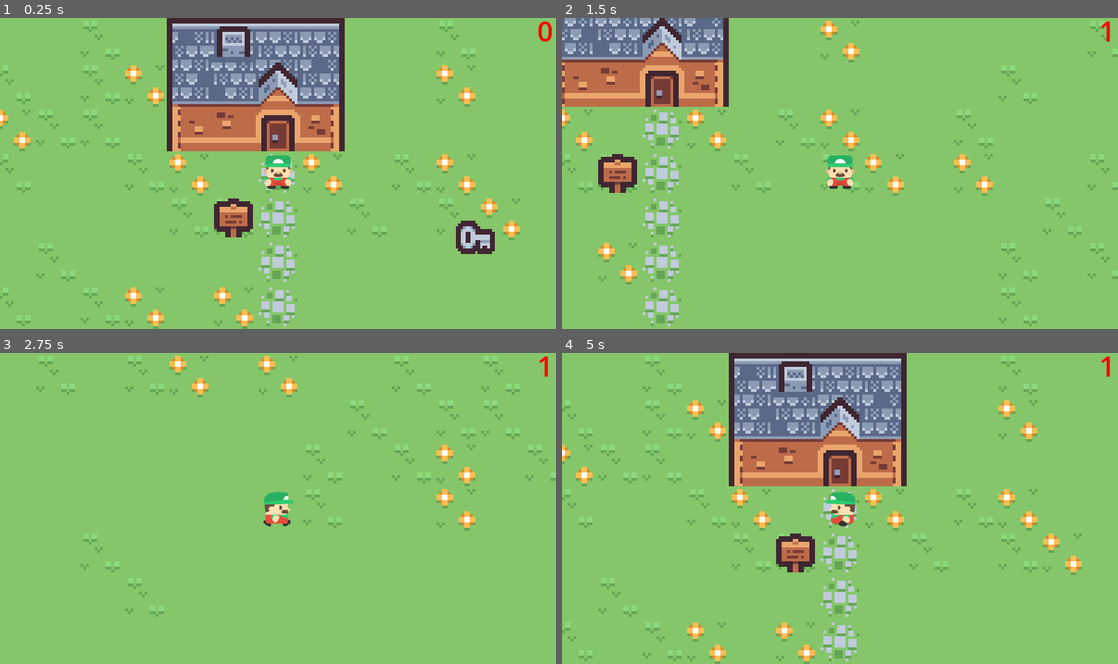
Above: before the commit, frames 1-4 (two rows, left to right).
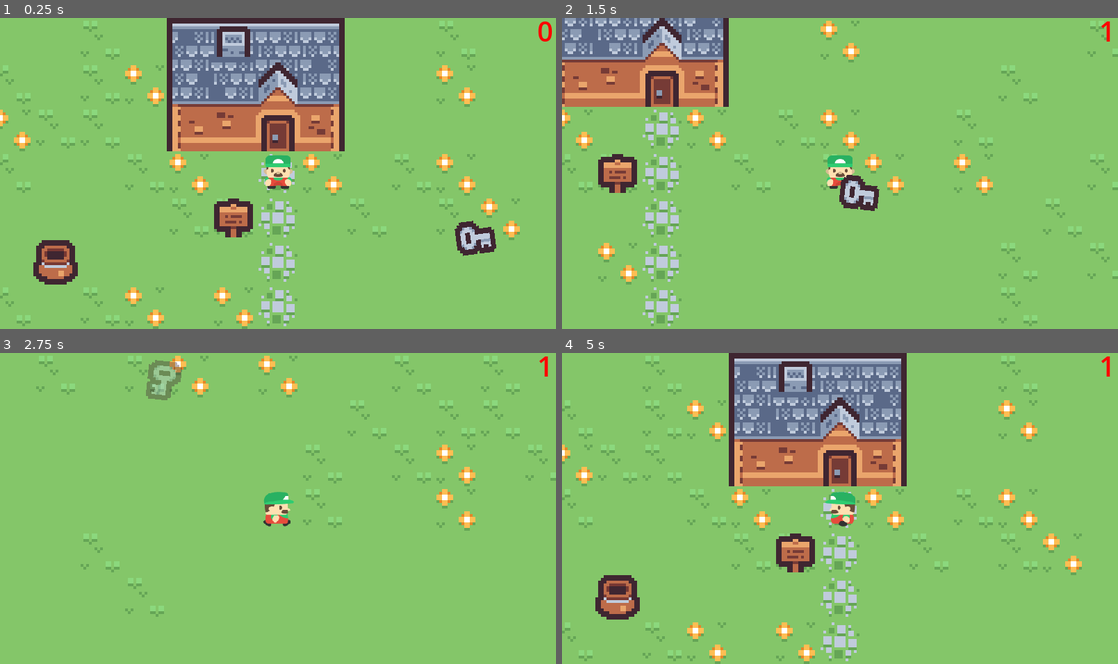
Above: after the commit, the same moments.

Repository: Starpen8Volkov/Kyle-First-Game
Game: Godot game, scene res://Scenes/main_game_window.tscn
The game is run twice, just before and just after one commit, with the same random seed, the same clock (stepped at 60 frames per second) and the same inputs.
Inputs:
- Up to frame 1 (0.25 s): no input
- Up to frame 2 (1.5 s): tap Enter at 0.5 s; hold Right (Player_Right) 0.53-1.28 s; tap E (Interact) at 0.6, 1.35 s; hold Down (Player_Down) from 1.28 s (still down)
- Up to frame 3 (2.75 s): release Down (Player_Down) at 2.03 s; hold Right (Player_Right) from 2.03 s (still down); tap E (Interact) at 2.1 s
- Up to frame 4 (5 s): release Right (Player_Right) at 2.78 s; hold Up (Player_Up) 2.78-3.53 s; tap E (Interact) at 2.85, 3.6, 4.35 s; hold Left (Player_Left) from 3.53 s (still down)

The runs differ from the first frame. In frame 1, 1.1% of the frame differs, in the area x 6-90%, y 65-86%; in frame 2, 0.6%; in frame 3, 0.6%; in frame 4, 1.0%.

Commit message:
MoneyBag

Diff:
--- a/Assets/Tilesets/overworld.tres
+++ b/Assets/Tilesets/overworld.tres
@@ -192,6 +192,8 @@
 9:8/0 = 0
 10:8/0 = 0
 11:8/0 = 0
+11:8/0/physics_layer_0/polygon_0/points = PackedVector2Array(-8, -8, 8, -8, 8, 8, -8, 8)
+11:8/0/custom_data_6 = true
 0:9/0 = 0
 0:9/0/physics_layer_0/polygon_0/points = PackedVector2Array(-8, -8, 8, -8, 8, 8, -8, 8)
 1:9/0 = 0
@@ -381,6 +383,8 @@
 custom_data_layer_4/type = 6
 custom_data_layer_5/name = "player_dir"
 custom_data_layer_5/type = 4
+custom_data_layer_6/name = "moneybag"
+custom_data_layer_6/type = 1
 sources/1 = SubResource("TileSetAtlasSource_q1ed4")
 sources/0 = SubResource("TileSetAtlasSource_8uniu")
 sources/2 = SubResource("TileSetAtlasSource_0ucv8")
--- a/Scenes/House Indoor.tscn
+++ b/Scenes/House Indoor.tscn
@@ -36,6 +36,11 @@
 tile_map_data = PackedByteArray("AAAIAAgAAgABAAAAAAA=")
 tile_set = ExtResource("1_xebma")
 
+[node name="Solid Interactables" type="TileMapLayer" parent="TileMap" groups=["dynamic", "solid"]]
+z_index = -2
+use_parent_material = true
+tile_set = ExtResource("1_xebma")
+
 [node name="doors" type="TileMapLayer" parent="TileMap" groups=["door", "solid"]]
 z_index = -2
 use_parent_material = true
--- a/Scenes/key.tscn
+++ b/Scenes/key.tscn
@@ -1,9 +1,137 @@
-[gd_scene load_steps=3 format=3 uid="uid://bmxkv86wfa20s"]
+[gd_scene load_steps=7 format=3 uid="uid://bmxkv86wfa20s"]
 
 [ext_resource type="Texture2D" uid="uid://sfyqat5dueb5" path="res://Assets/kenney_tiny-town/Tiles/tile_0117.png" id="1_8qcjs"]
 [ext_resource type="Script" uid="uid://di3efh5iy7lnw" path="res://Scripts/key.gd" id="1_udxw8"]
 
+[sub_resource type="Animation" id="Animation_udxw8"]
+resource_name = "delete"
+length = 2.0
+tracks/0/type = "value"
+tracks/0/imported = false
+tracks/0/enabled = true
+tracks/0/path = NodePath("CollisionPolygon2D:disabled")
+tracks/0/interp = 1
+tracks/0/loop_wrap = true
+tracks/0/keys = {
+"times": PackedFloat32Array(0),
+"transitions": PackedFloat32Array(1),
+"update": 1,
+"values": [true]
+}
+tracks/1/type = "value"
+tracks/1/imported = false
+tracks/1/enabled = true
+tracks/1/path = NodePath("Sprite2D:modulate")
+tracks/1/interp = 1
+tracks/1/loop_wrap = true
+tracks/1/keys = {
+"times": PackedFloat32Array(0, 2),
+"transitions": PackedFloat32Array(1, 1),
+"update": 0,
+"values": [Color(1, 1, 1, 1), Color(1, 1, 1, 0)]
+}
+tracks/2/type = "value"
+tracks/2/imported = false
+tracks/2/enabled = true
+tracks/2/path = NodePath("Sprite2D:rotation")
+tracks/2/interp = 1
+tracks/2/loop_wrap = true
+tracks/2/keys = {
+"times": PackedFloat32Array(0, 2),
+"transitions": PackedFloat32Array(1, 1),
+"update": 0,
+"values": [0.0, 12.5664]
+}
+tracks/3/type = "value"
+tracks/3/imported = false
+tracks/3/enabled = true
+tracks/3/path = NodePath("Sprite2D:position")
+tracks/3/interp = 1
+tracks/3/loop_wrap = true
+tracks/3/keys = {
+"times": PackedFloat32Array(0, 2),
+"transitions": PackedFloat32Array(1, 1),
+"update": 0,
+"values": [Vector2(3.27826e-07, 0), Vector2(0, -8)]
+}
+
+[sub_resource type="Animation" id="Animation_brn0f"]
+length = 0.001
+tracks/0/type = "value"
+tracks/0/imported = false
+tracks/0/enabled = true
+tracks/0/path = NodePath("CollisionPolygon2D:disabled")
+tracks/0/interp = 1
+tracks/0/loop_wrap = true
+tracks/0/keys = {
+"times": PackedFloat32Array(0),
+"transitions": PackedFloat32Array(1),
+"update": 1,
+"values": [false]
+}
+tracks/1/type = "value"
+tracks/1/imported = false
+tracks/1/enabled = true
+tracks/1/path = NodePath("Sprite2D:modulate")
+tracks/1/interp = 1
+tracks/1/loop_wrap = true
+tracks/1/keys = {
+"times": PackedFloat32Array(0),
+"transitions": PackedFloat32Array(1),
+"update": 0,
+"values": [Color(1, 1, 1, 1)]
+}
+tracks/2/type = "value"
+tracks/2/imported = false
+tracks/2/enabled = true
+tracks/2/path = NodePath("Sprite2D:rotation")
+tracks/2/interp = 1
+tracks/2/loop_wrap = true
+tracks/2/keys = {
+"times": PackedFloat32Array(0),
+"transitions": PackedFloat32Array(1),
+"update": 0,
+"values": [0.0]
+}
+tracks/3/type = "value"
+tracks/3/imported = false
+tracks/3/enabled = true
+tracks/3/path = NodePath("Sprite2D:position")
+tracks/3/interp = 1
+tracks/3/loop_wrap = true
+tracks/3/keys = {
+"times": PackedFloat32Array(0),
+"transitions": PackedFloat32Array(1),
+"update": 0,
+"values": [Vector2(3.27826e-07, 0)]
+}
+
+[sub_resource type="Animation" id="Animation_lc1k7"]
+resource_name = "idle"
+length = 2.0
+loop_mode = 2
+tracks/0/type = "value"
+tracks/0/imported = false
+tracks/0/enabled = true
+tracks/0/path = NodePath("Sprite2D:rotation")
+tracks/0/interp = 1
+tracks/0/loop_wrap = true
+tracks/0/keys = {
+"times": PackedFloat32Array(0, 2),
+"transitions": PackedFloat32Array(1, 1),
+"update": 0,
+"values": [-0.174533, 0.174533]
+}
+
+[sub_resource type="AnimationLibrary" id="AnimationLibrary_58hov"]
+_data = {
+&"RESET": SubResource("Animation_brn0f"),
+&"delete": SubResource("Animation_udxw8"),
+&"idle": SubResource("Animation_lc1k7")
+}
+
 [node name="Key" type="Area2D"]
+rotation = 6.28319
 script = ExtResource("1_udxw8")
 
 [node name="ColorRect" type="ColorRect" parent="."]
@@ -21,4 +149,14 @@
 scale = Vector2(0.875, 1)
 texture = ExtResource("1_8qcjs")
 
+[node name="AnimationPlayer" type="AnimationPlayer" parent="."]
+libraries = {
+&"": SubResource("AnimationLibrary_58hov")
+}
+autoplay = "idle"
+
+[node name="Timer" type="Timer" parent="."]
+one_shot = true
+
 [connection signal="body_entered" from="." to="." method="_on_body_entered"]
+[connection signal="timeout" from="Timer" to="." method="_on_timer_timeout"]
--- a/Scenes/level template.tscn
+++ b/Scenes/level template.tscn
@@ -6,6 +6,8 @@
 [node name="Map 1" type="Node2D" groups=["map"]]
 
 [node name="TileMap" type="Node2D" parent="."]
+position = Vector2(1.52588e-05, 1.52588e-05)
+scale = Vector2(1, 1)
 
 [node name="background" type="TileMapLayer" parent="TileMap" groups=["tilemap"]]
 z_index = -5
@@ -28,12 +30,17 @@
 use_parent_material = true
 tile_set = ExtResource("1_y7x70")
 
-[node name="Interactables" type="TileMapLayer" parent="TileMap" groups=["dynamic"]]
+[node name="Interactables" type="TileMapLayer" parent="TileMap" groups=["dynamic", "dynamic layer"]]
 z_index = -2
 use_parent_material = true
 tile_set = ExtResource("1_y7x70")
 
-[node name="doors" type="TileMapLayer" parent="TileMap" groups=["door", "dynamic", "solid"]]
+[node name="Solid Interactables" type="TileMapLayer" parent="TileMap" groups=["dynamic", "solid"]]
+z_index = -2
+use_parent_material = true
+tile_set = ExtResource("1_y7x70")
+
+[node name="doors" type="TileMapLayer" parent="TileMap" groups=["door", "solid"]]
 z_index = -2
 use_parent_material = true
 tile_set = ExtResource("1_y7x70")
--- a/Scenes/map1.tscn
+++ b/Scenes/map1.tscn
@@ -42,7 +42,7 @@
 [node name="Solid Interactables" type="TileMapLayer" parent="TileMap" groups=["dynamic", "solid"]]
 z_index = -2
 use_parent_material = true
-tile_map_data = PackedByteArray("AAAIAA0AAQALAAYAAAAAAAAAAQALAAYAAAAmAAcAAQALAAYAAAAYABcAAQALAAYAAAApABgAAQALAAYAAAA=")
+tile_map_data = PackedByteArray("AAAIAA0AAQALAAYAAAAAAAAAAQALAAYAAAAmAAcAAQALAAYAAAAYABcAAQALAAYAAAApABgAAQALAAYAAAAEAA4AAQALAAgAAAA=")
 tile_set = ExtResource("1_3vq46")
 
 [node name="doors" type="TileMapLayer" parent="TileMap" groups=["door", "solid"]]
--- a/Scripts/global.gd
+++ b/Scripts/global.gd
@@ -20,6 +20,11 @@
 		"(24, 23)":"/n/nLeft Path - House 1/n/nUp path - House 2/n/nRight Path - Castle/n/n",
 		"(38, 7)":"/n/n/n/nHouse 2/n/n/n/n",
 		"(41, 24)":"/n/n/n/nCastle/n/n/n/n"
+	}
+}
+var moneybagItems={
+	"map1":{
+		"(4, 14)":{"(3, 14)":"key", "(5, 14)":"key", "(4, 13)":"key", "(4, 15)":"key"}
 	}
 }
 var dynamics
--- a/Scripts/key.gd
+++ b/Scripts/key.gd
@@ -16,4 +16,13 @@
 func _on_body_entered(body):
 	if body.is_in_group("player"):
 		Global.keyCollected()
-		$Sprite2D.visible=false
+		delete()
+
+func delete():
+	$AnimationPlayer.play("RESET")
+	$AnimationPlayer.play("delete")
+	$Timer.wait_time=$AnimationPlayer.current_animation_length
+	$Timer.start()
+
+func _on_timer_timeout() -> void:
+	queue_free()
--- a/Scripts/player.gd
+++ b/Scripts/player.gd
@@ -165,6 +165,10 @@
 			$Sign/CanvasLayer/Label.text=Global.signsText[Global.Mapname][str(Vector2i((area.global_position-(Global.tileSize/2))/Global.tileSize))]
 			signOnScreen=true
 
+	if dynamics.any(areMoneybag):
+		for item in Global.moneybagItems[Global.Mapname][str(Vector2i((area.global_position-(Global.tileSize/2))/Global.tileSize))]:
+			print(item)
+
 func areDoor(tile):
 	if tile!=null:
 		return tile.get_custom_data("door")
@@ -204,3 +208,8 @@
 func resetPosition():
 	position = ((position/Global.tileSize).round()*Global.tileSize)-(Global.tileSize/2)
 	cam.position=position
+
+func areMoneybag(tile):
+	if tile!=null:
+		return tile.get_custom_data("moneybag")
+	return false
